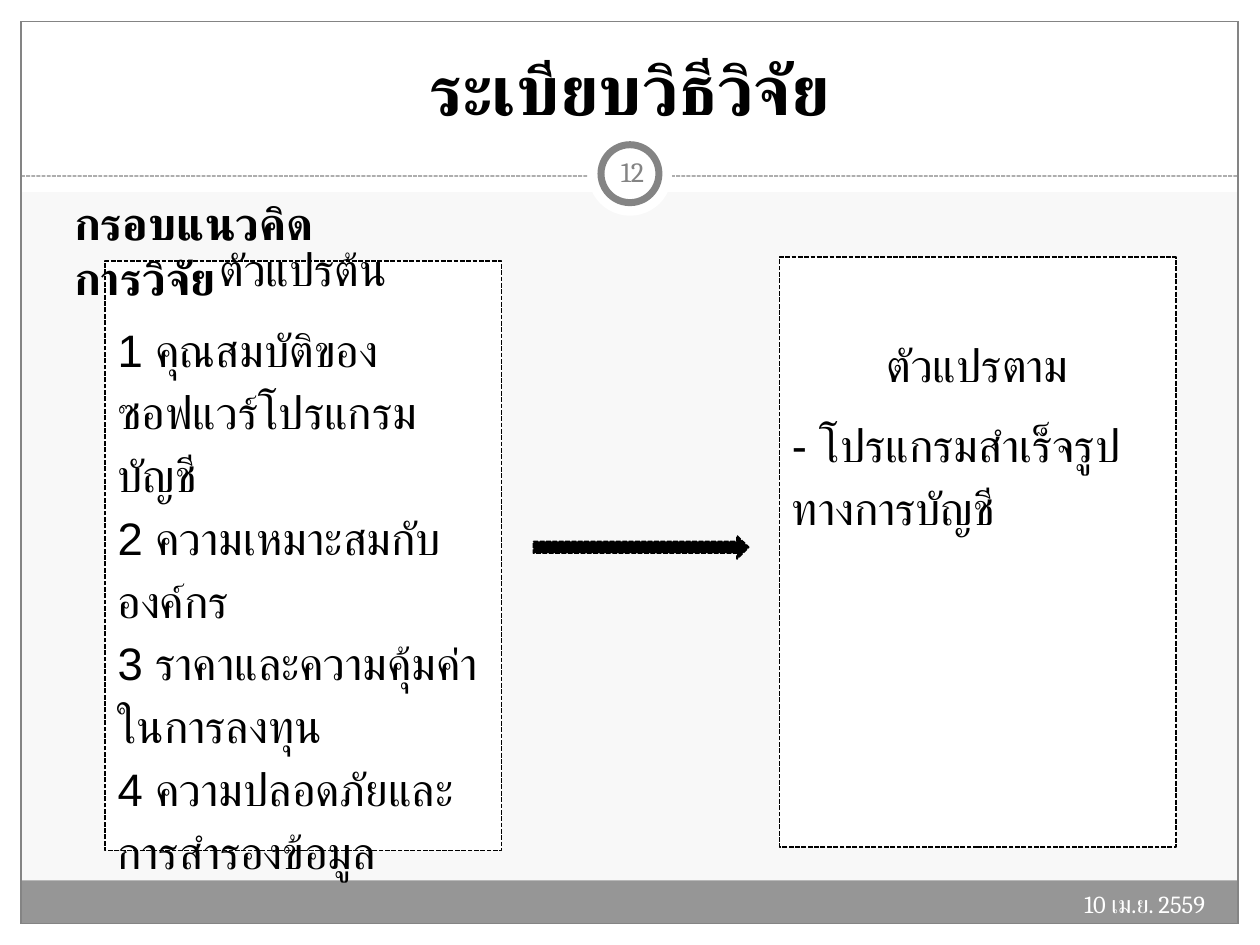
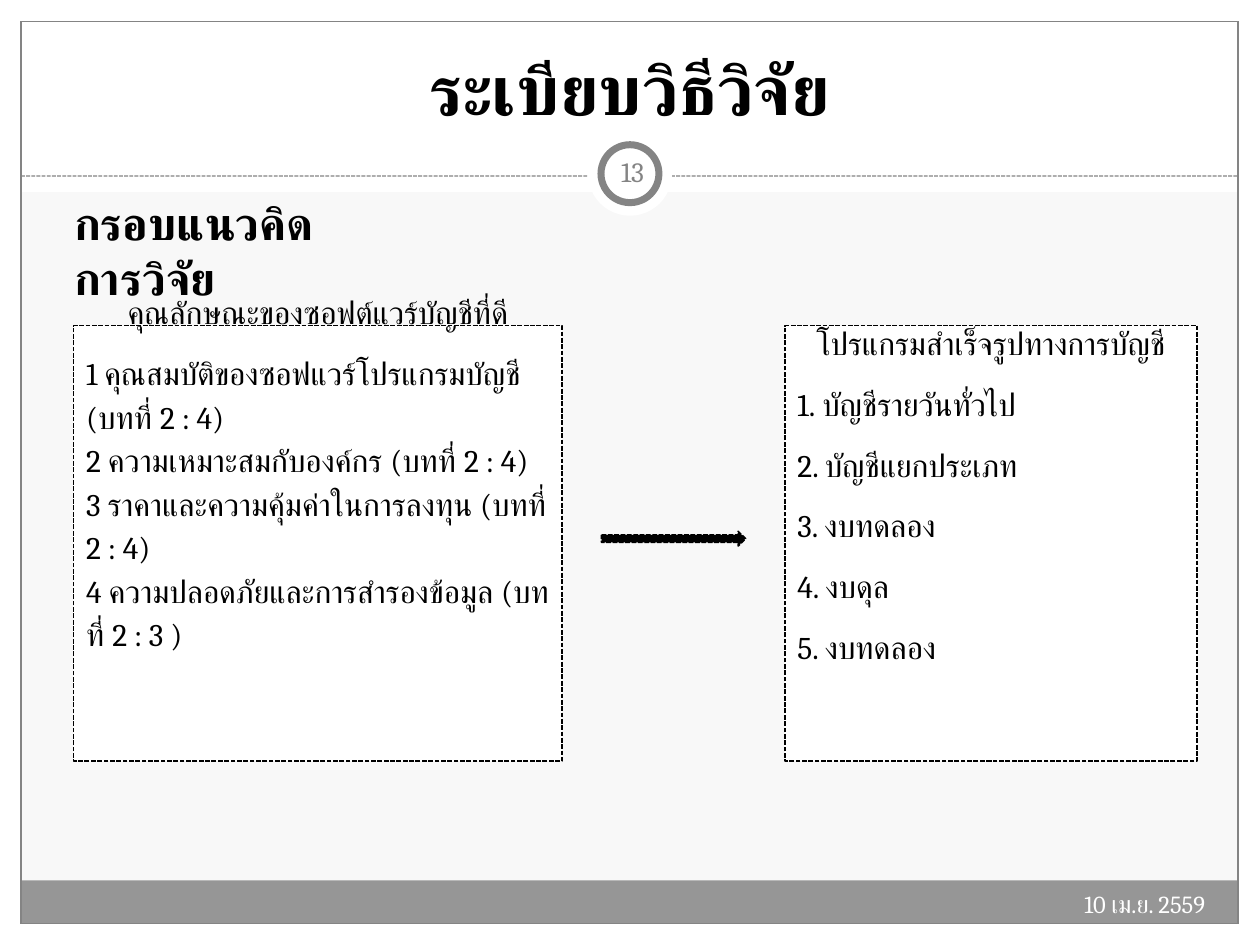
Before and after one commit to Tanandara/research, a slide deck: slide 13 of ฐานันดร์(โปรแกรมบัญชี RCIM)-Workshop (MBA).pptx (slide 12 before the commit). Drawn at 1260x945 pixels with LibreOffice and Linux fonts; fonts in the diff are those of the drawing. Boxes give left, top, right and bottom in pixels: in the first picture for what was removed or moved away, otherwise in the second. Text is boxed around its words. In the diff, an @@ line names an element or a change of style, - is before the commit and + after.

```diff
--- a/ฐานันดร์(โปรแกรมบัญชี RCIM)-Workshop (MBA).pptx
+++ b/ฐานันดร์(โปรแกรมบัญชี RCIM)-Workshop (MBA).pptx
@@ page number at bbox=[621, 163, 644, 182]: text changed @@
-12
+13
@@ rectangle "คุณลักษณะของซอฟต์แวร์บัญชีที่ดี": place and size @@
-rectangle "คุณลักษณะของซอฟต์แวร์บัญชีที่ดี" at bbox=[105, 261, 501, 850]
+rectangle "คุณลักษณะของซอฟต์แวร์บัญชีที่ดี" at bbox=[73, 325, 562, 761]
@@ text in rectangle at bbox=[86, 300, 545, 647]: text changed; size 26 to 18 pt; font Arial to Cambria @@
-ตัวแปรต้น
-1 คุณสมบัติของซอฟแวร์โปรแกรมบัญชี
-2 ความเหมาะสมกับองค์กร
-3 ราคาและความคุ้มค่าในการลงทุน
-4 ความปลอดภัยและการสำรองข้อมูล
+คุณลักษณะของซอฟต์แวร์บัญชีที่ดี
+1 คุณสมบัติของซอฟแวร์โปรแกรมบัญชี (บทที่ 2 : 4)
+2 ความเหมาะสมกับองค์กร (บทที่ 2 : 4)
+3 ราคาและความคุ้มค่าในการลงทุน (บทที่ 2 : 4)
+4 ความปลอดภัยและการสำรองข้อมูล (บทที่ 2 : 3 )
@@ rectangle "โปรแกรมสำเร็จรูปทางการบัญชี": place and size @@
-rectangle "โปรแกรมสำเร็จรูปทางการบัญชี" at bbox=[780, 257, 1177, 847]
+rectangle "โปรแกรมสำเร็จรูปทางการบัญชี" at bbox=[785, 325, 1197, 761]
@@ text in rectangle at bbox=[797, 330, 1165, 660]: text changed; size 26 to 18 pt; font Arial to Cambria @@
-ตัวแปรตาม
-- โปรแกรมสำเร็จรูปทางการบัญชี
+โปรแกรมสำเร็จรูปทางการบัญชี
+1. บัญชีรายวันทั่วไป
+2. บัญชีแยกประเภท
+3. งบทดลอง
+4. งบดุล
+5. งบทดลอง
@@ right arrow: place and size @@
-right arrow at bbox=[533, 536, 748, 559]
+right arrow at bbox=[601, 532, 745, 547]
```
Also in this commit, not shown: 9 other slides changed, 1 slide added, 4 slides removed, 2 other files.
